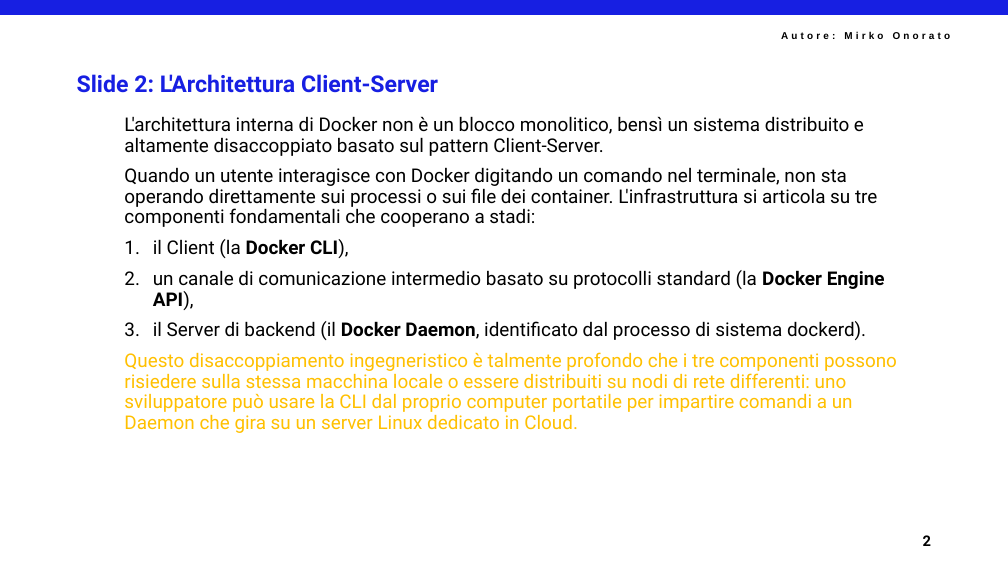
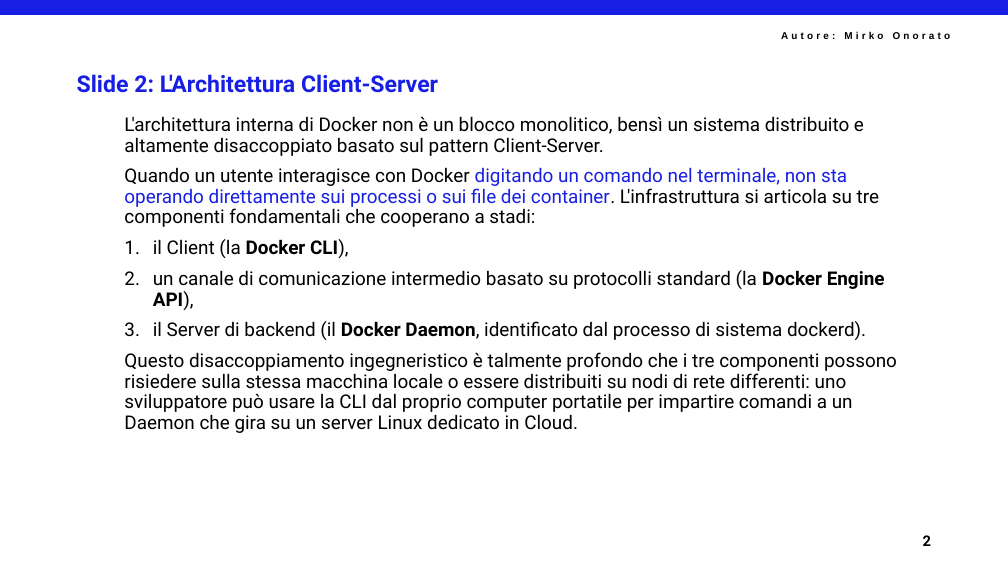
Before and after one commit to mirkoSkF/Docker-Slides, a slide deck: slide 4 of 1 - Introduzione a Docker.pptx. Drawn at 1008x567 pixels with LibreOffice and Linux fonts; fonts in the diff are those of the drawing; background and template pictures are left out. Boxes give left, top, right and bottom in pixels: in the first picture for what was removed or moved away, otherwise in the second. Text is boxed around its words. In the diff, an @@ line names an element or a change of style, - is before the commit and + after.

```diff
--- a/1 - Introduzione a Docker.pptx
+++ b/1 - Introduzione a Docker.pptx
@@ text at (124, 167, 897, 433): text colour #000000 to #171FE2 in "digitando un comando nel terminale, non sta ..."; text colour #FFC000 to #000000 in "Questo disaccoppiamento ingegneristico è talmente profondo c ..." @@
```
Also in this commit, not shown: 4 other slides changed.
